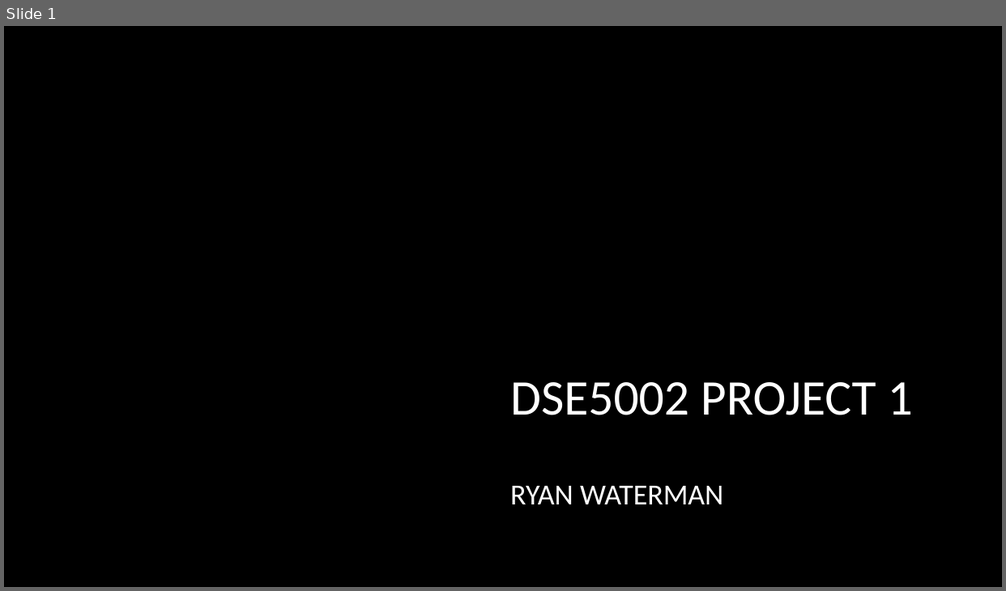
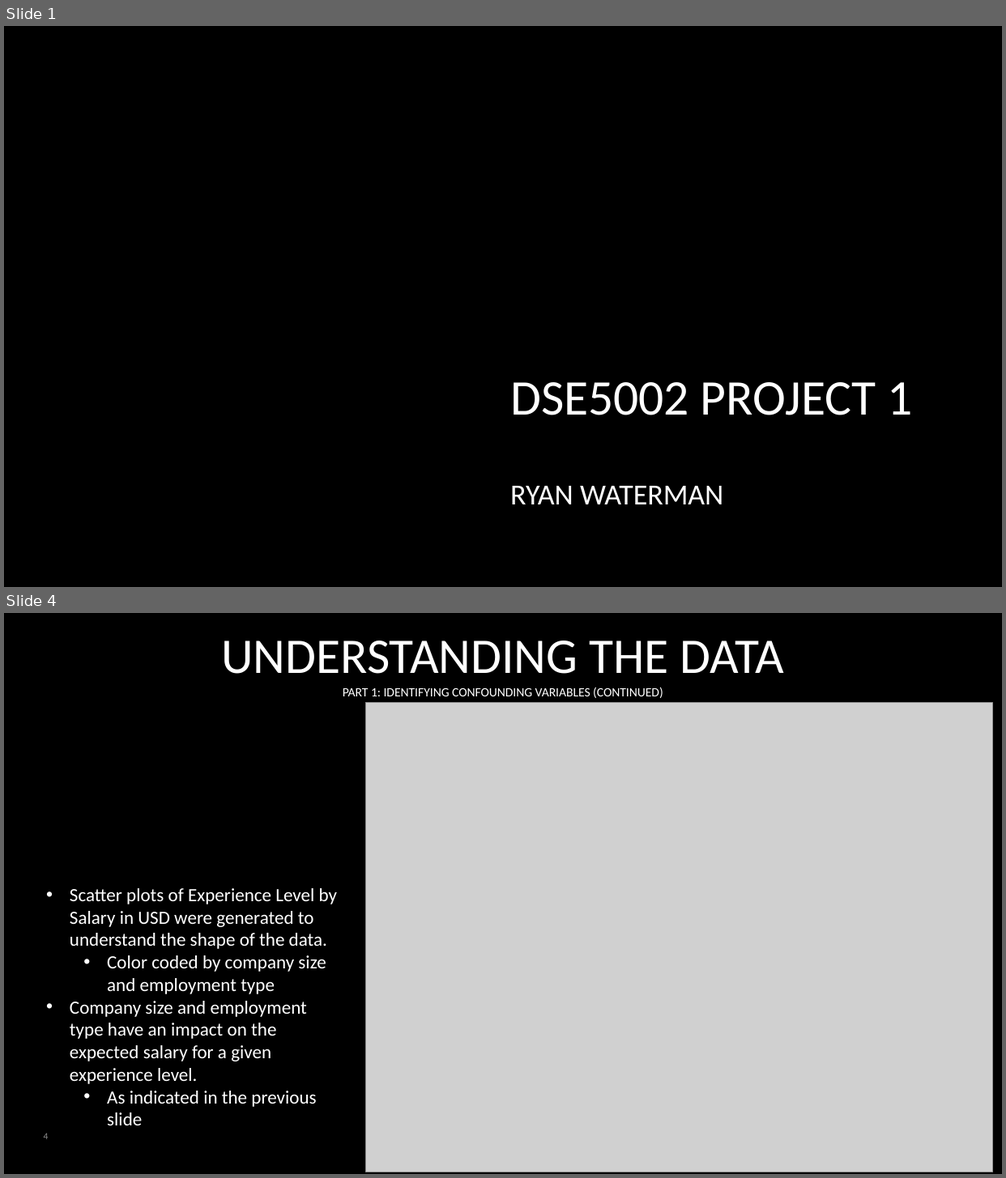
Before and after one commit to rcwaterman/DSE5002_Project_1, a slide deck: Presentation/Project_1_Presentation.pptx. Shown one above the other, each under a label of ours: slide 1 before the commit, slides 1 and 4 after it; the slides between them are not shown. The pictures are 1006x591 and 1006x1178 pixels, drawn with LibreOffice and Linux fonts; fonts in the diff are those of the drawing; grey boxes stand for pictures; background and template pictures are left out. Boxes give left, top, right and bottom in pixels: in the first picture for what was removed or moved away, otherwise in the second. Text is boxed around its words. In the diff, an @@ line names an element or a change of style, - is before the commit and + after.

```diff
--- a/Presentation/Project_1_Presentation.pptx
+++ b/Presentation/Project_1_Presentation.pptx
@@ slide 4 added at [4, 613, 1002, 1174], background #000000 @@
@@ title added at [221, 641, 785, 674], 48 pt, text #FFFFFF @@
+UNDERSTANDING THE DATA
@@ text added at [343, 687, 663, 698], 12.2 pt, text #FFFFFF @@
+PART 1: IDENTIFYING CONFOUNDING VARIABLES (CONTINUED)
@@ picture added at [365, 703, 993, 1172] @@
@@ text added at [70, 888, 337, 1126], 18 pt, text #FFFFFF @@
+• Scatter plots of Experience Level by Salary in USD were generated to understand the shape of the data.
+  • Color coded by company size and employment type
+• Company size and employment type have an impact on the expected salary for a given experience level.
+  • As indicated in the previous slide
@@ page number added at [44, 1133, 49, 1139], 9 pt, text #8C8C8C @@
+4
```
Also in this commit, not shown: 10 other slides added, 1 slide removed, 5 other files.
